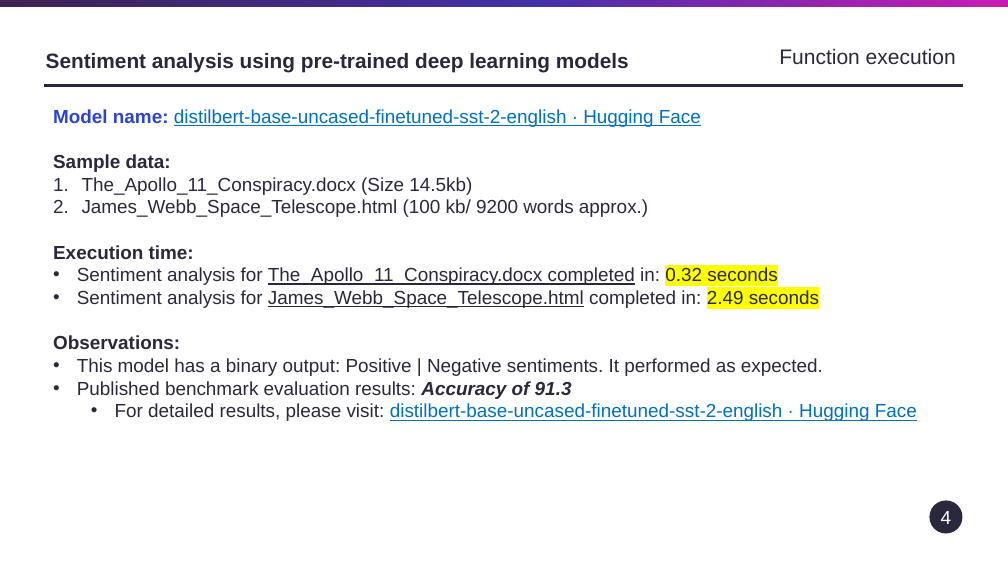
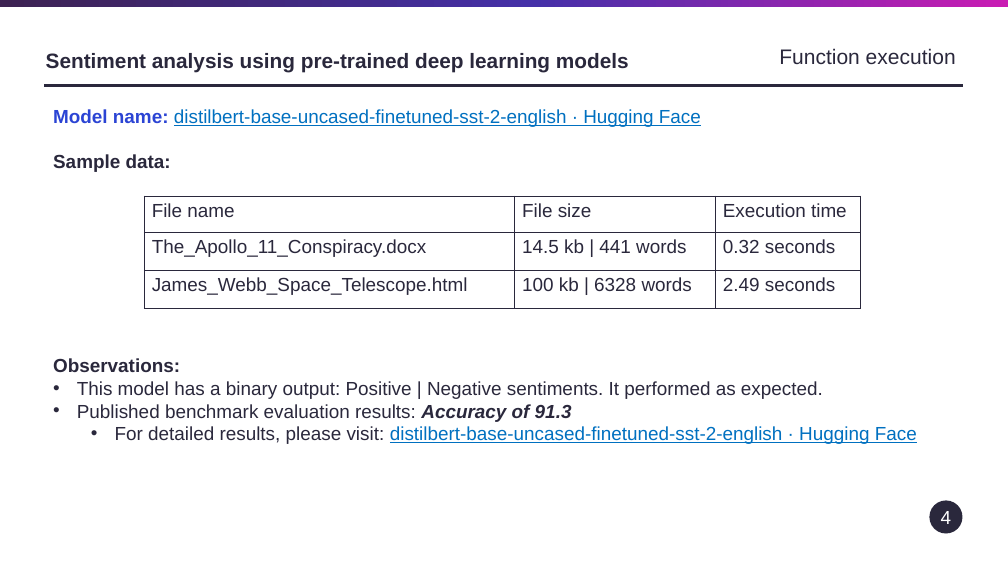
Before and after one commit to VirajOke/My-AI-Projects, a slide deck: slide 4 of nlp-exploration-notebooks-main/nlp-exploration-notebooks-main/Results/NLP_Toolkit - comments.pptx. Drawn at 1008x567 pixels with LibreOffice and Linux fonts; fonts in the diff are those of the drawing. Boxes give left, top, right and bottom in pixels: in the first picture for what was removed or moved away, otherwise in the second. Text is boxed around its words. In the diff, an @@ line names an element or a change of style, - is before the commit and + after.

```diff
--- a/nlp-exploration-notebooks-main/nlp-exploration-notebooks-main/Results/NLP_Toolkit - comments.pptx
+++ b/nlp-exploration-notebooks-main/nlp-exploration-notebooks-main/Results/NLP_Toolkit - comments.pptx
@@ text at (53,177,819,308): paragraphs removed @@
-1. The_Apollo_11_Conspiracy.docx (Size 14.5kb)
-2. James_Webb_Space_Telescope.html (100 kb/ 9200 words approx.)
-Execution time:
-• Sentiment analysis for The_Apollo_11_Conspiracy.docx completed in: 0.32 seconds
-• Sentiment analysis for James_Webb_Space_Telescope.html completed in: 2.49 seconds
@@ table added at (144,196,861,309), 3 rows, 3 columns @@
+File name | File size | Execution time
+The_Apollo_11_Conspiracy.docx | 14.5 kb | 441 words | 0.32 seconds
+James_Webb_Space_Telescope.html | 100 kb | 6328 words | 2.49 seconds
```
Also in this commit, not shown: 12 other slides changed, 1 slide added.
